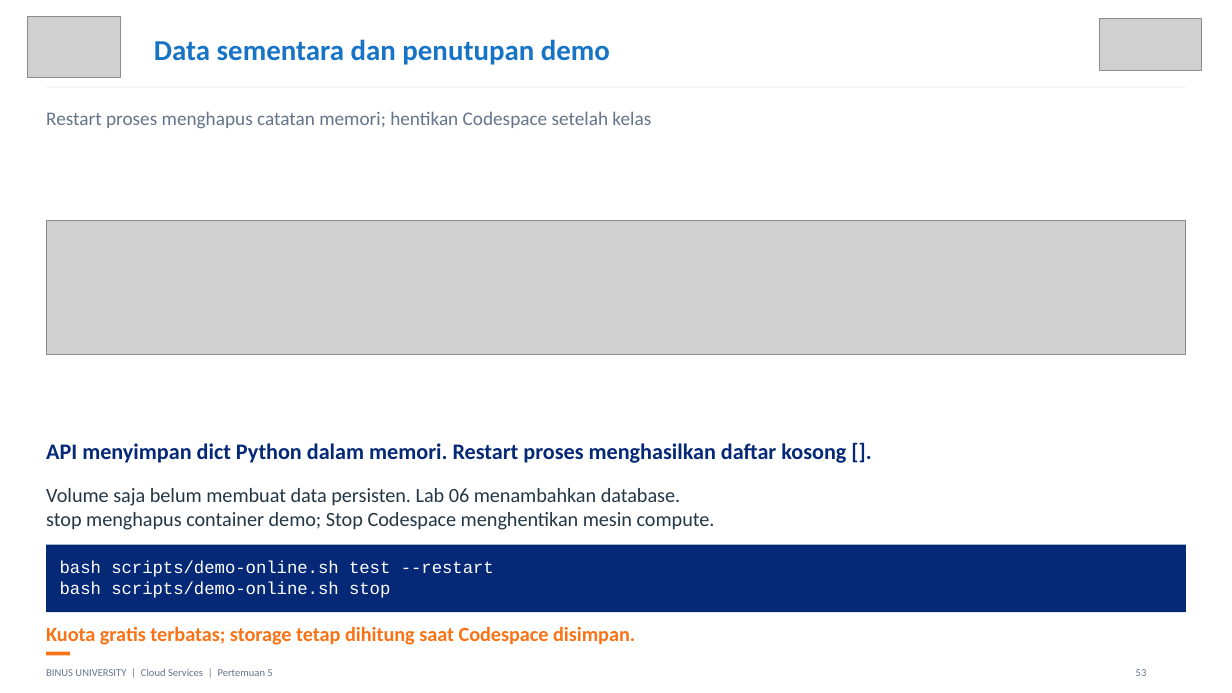
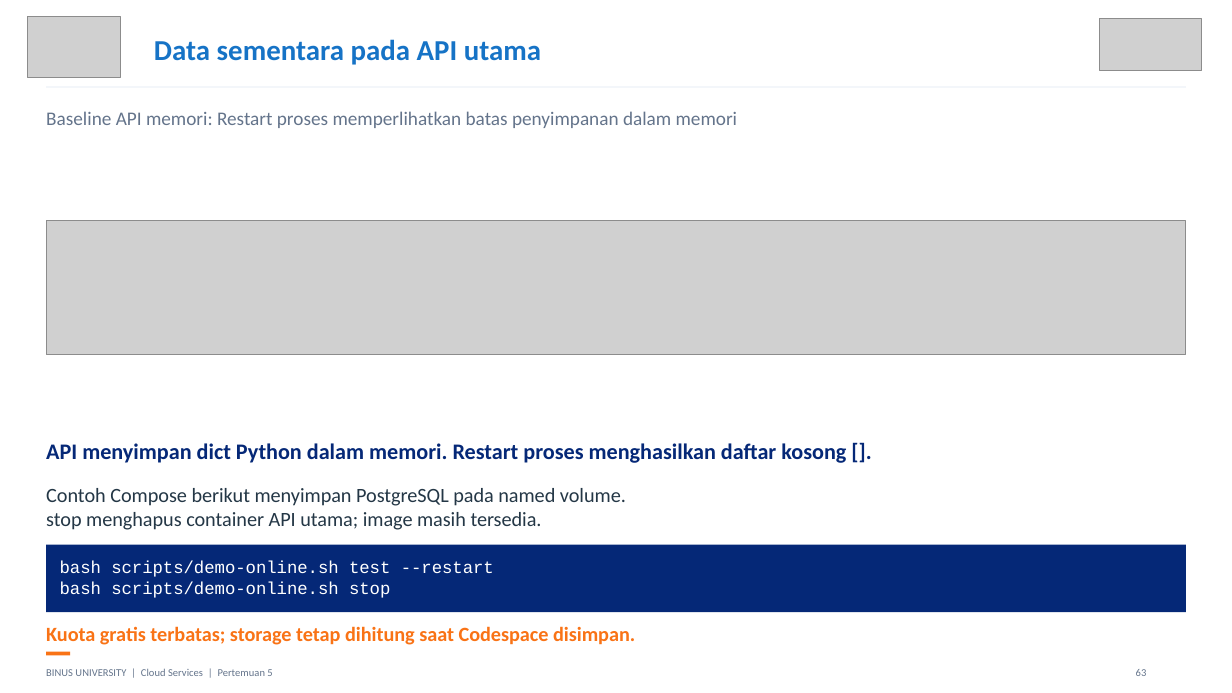
Before and after one commit to SeedFlora/meet5CloudService, a slide deck: slide 63 of slides/Teori_Pertemuan_05.pptx (slide 53 before the commit). Drawn at 1232x693 pixels with LibreOffice and Linux fonts; fonts in the diff are those of the drawing; grey boxes stand for pictures. Boxes give left, top, right and bottom in pixels: in the first picture for what was removed or moved away, otherwise in the second. Text is boxed around its words. In the diff, an @@ line names an element or a change of style, - is before the commit and + after.

Commit message:
Complete week 5 Docker Scout and three-tier Compose walkthroughs

```diff
--- a/slides/Teori_Pertemuan_05.pptx
+++ b/slides/Teori_Pertemuan_05.pptx
@@ text at box(154, 39, 541, 65): text changed @@
-Data sementara dan penutupan demo
+Data sementara pada API utama
@@ text at box(46, 111, 738, 128): text changed @@
-Restart proses menghapus catatan memori; hentikan Codespace setelah kelas
+Baseline API memori: Restart proses memperlihatkan batas penyimpanan dalam memori
@@ text at box(46, 488, 626, 530): text changed @@
-Volume saja belum membuat data persisten. Lab 06 menambahkan database.
-stop menghapus container demo; Stop Codespace menghentikan mesin compute.
+Contoh Compose berikut menyimpan PostgreSQL pada named volume.
+stop menghapus container API utama; image masih tersedia.
@@ text at box(1136, 669, 1147, 676): text changed @@
-53
+63
```
Also in this commit, not shown: 16 other slides changed, 22 slides added, 32 other files.
